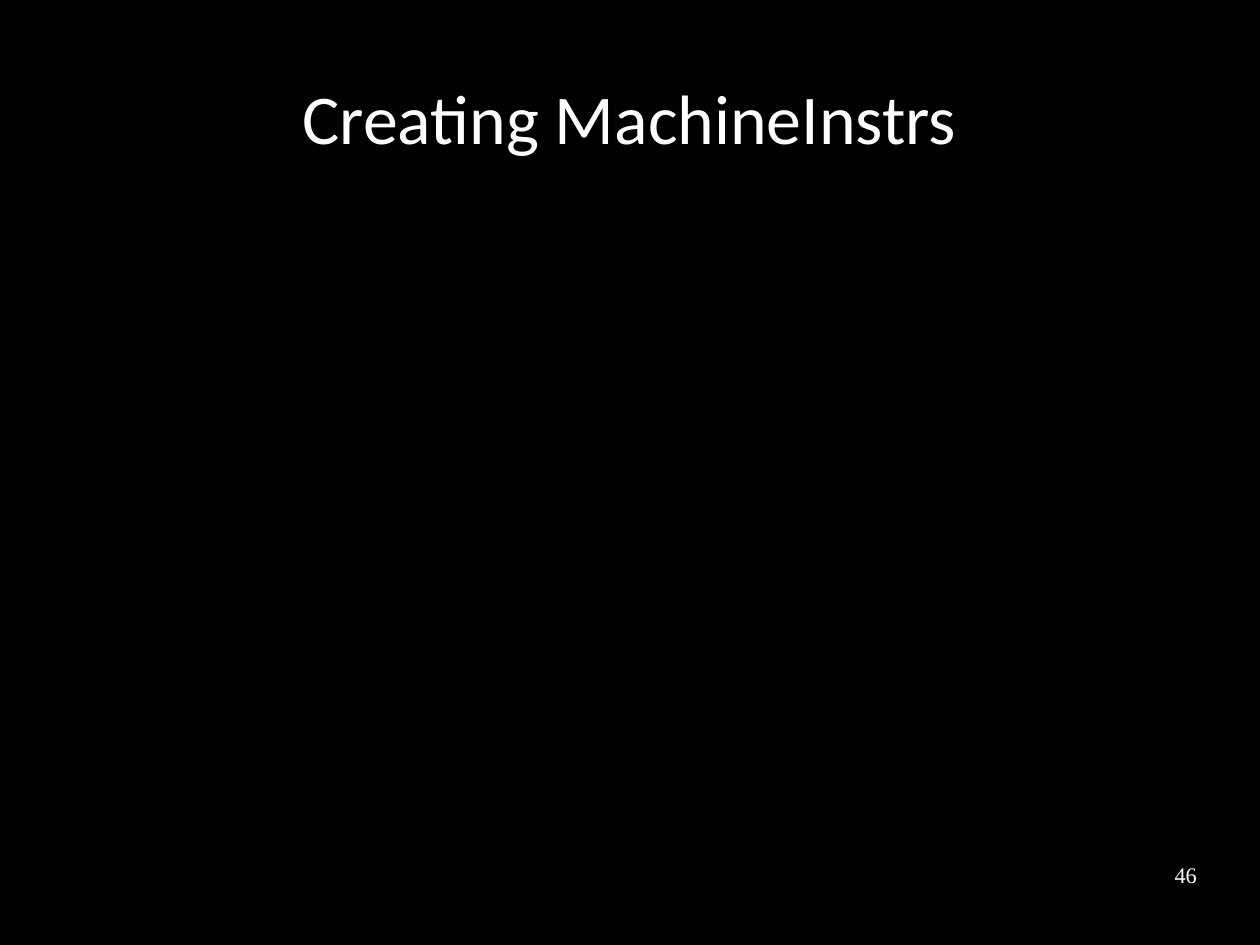
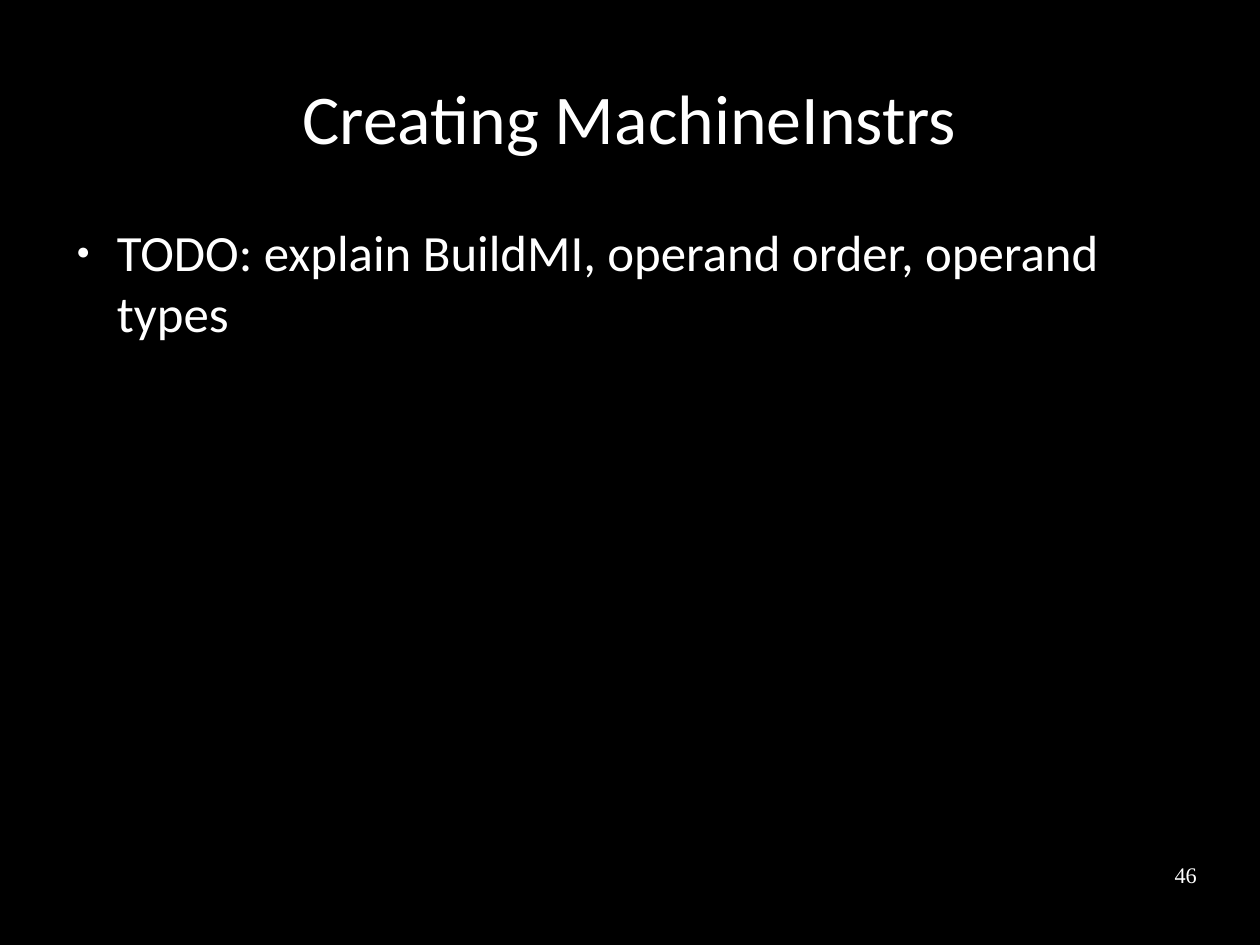
Before and after one commit to frasercrmck/llvm-leg, a slide deck: slide 46 of docs/Codeplay/Slides.odp. Drawn at 1260x945 pixels with LibreOffice and Linux fonts; fonts in the diff are those of the drawing. Boxes give left, top, right and bottom in pixels: in the first picture for what was removed or moved away, otherwise in the second. Text is boxed around its words. In the diff, an @@ line names an element or a change of style, - is before the commit and + after.

```diff
--- a/docs/Codeplay/Slides.odp
+++ b/docs/Codeplay/Slides.odp
@@ text added at box(117, 235, 1098, 341), 32 pt, text #FFFFFF @@
+● TODO: explain BuildMI, operand order, operand types
```
Also in this commit, not shown: 3 other slides changed.
